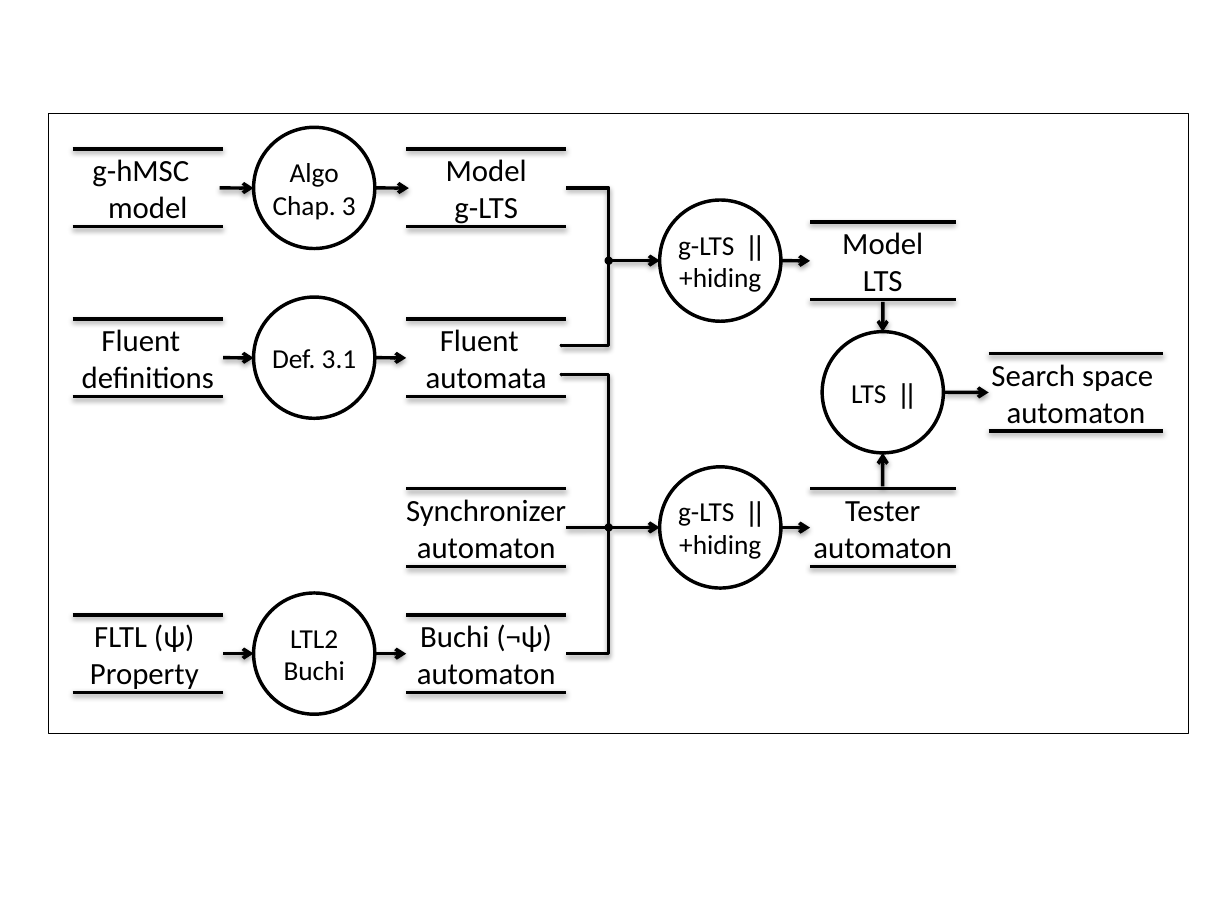
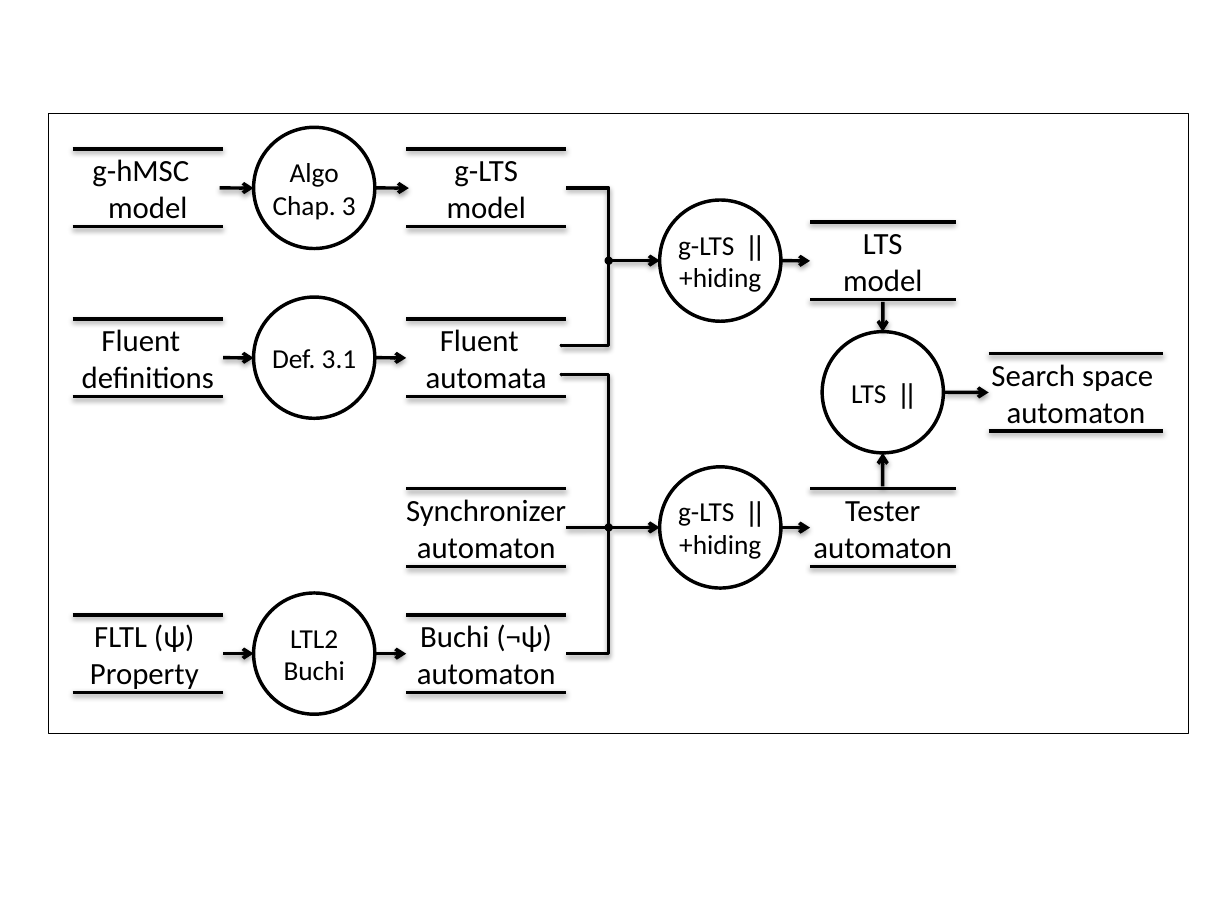
Before and after one commit to blambeau/phd, a slide deck: slide 22 of writing/images/train.pptx. Drawn at 1232x924 pixels with LibreOffice and Linux fonts; fonts in the diff are those of the drawing. Boxes give left, top, right and bottom in pixels: in the first picture for what was removed or moved away, otherwise in the second. Text is boxed around its words. In the diff, an @@ line names an element or a change of style, - is before the commit and + after.

Commit message:
Enhanced model-checking image

```diff
--- a/writing/images/train.pptx
+++ b/writing/images/train.pptx
@@ text at [446,159,527,182]: paragraph removed @@
-Model
@@ text at [447,196,526,226]: paragraph added @@
+model
@@ text at [842,232,923,255]: paragraph removed @@
-Model
@@ text at [843,269,922,299]: paragraph added @@
+model
```
Also in this commit, not shown: 1 other file.
